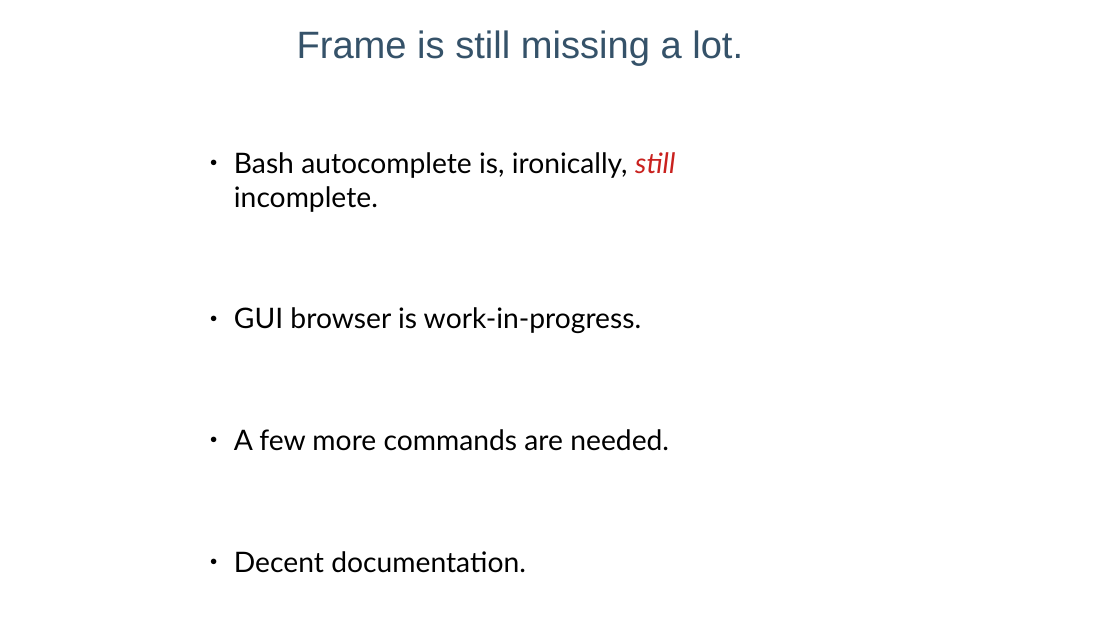
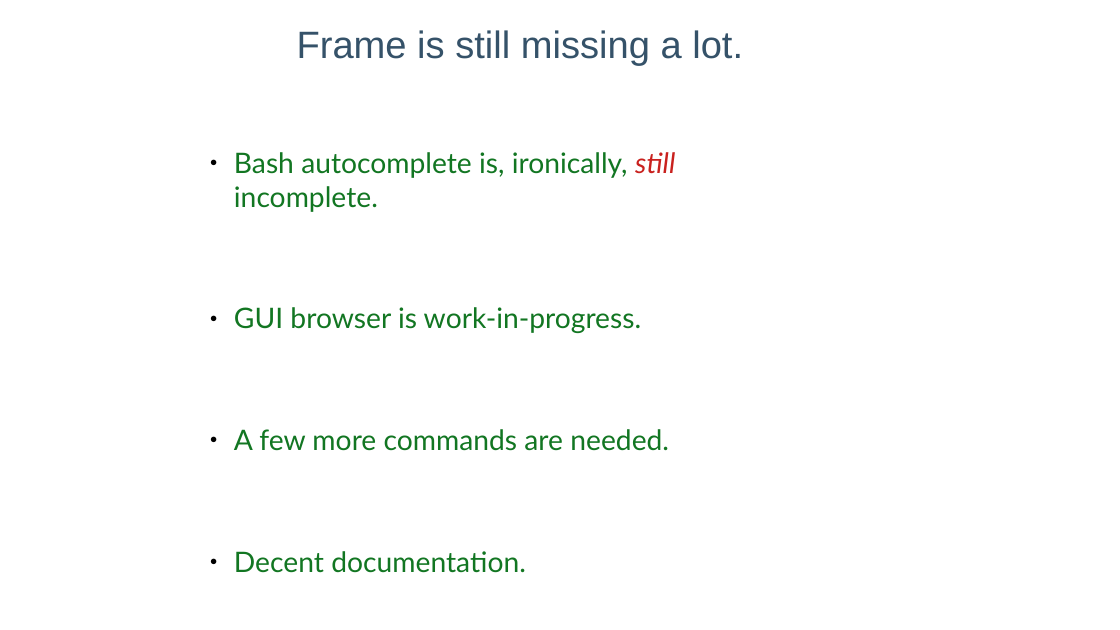
Before and after one commit to lelanthran/frame, a slide deck: slide 49 of docs/FrameIntroduction.odp (slide 47 before the commit). Drawn at 1120x630 pixels with LibreOffice and Linux fonts; fonts in the diff are those of the drawing; background and template pictures are left out. Boxes give left, top, right and bottom in pixels: in the first picture for what was removed or moved away, otherwise in the second. Text is boxed around its words. In the diff, an @@ line names an element or a change of style, - is before the commit and + after.

```diff
--- a/docs/FrameIntroduction.odp
+++ b/docs/FrameIntroduction.odp
@@ text "Bash autocomplete is, ironically, still ..." at (234, 152, 675, 573): text colour #000000 to #127622 @@
```
Also in this commit, not shown: 12 other slides changed, 2 slides added.
